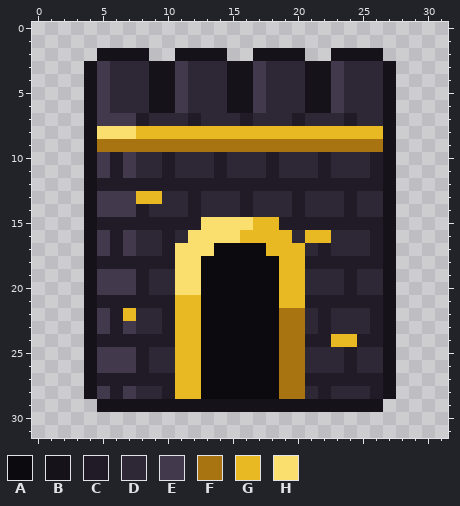
Two states of a pixel-art file, docs/assets/bastionpack-icon.aseprite. Above is the file before it was changed.
32x32 pixels, 1 frame.
Palette (. is transparent): A #0c0a0e  B #16121a  C #201b26  D #2e2836  E #423a4c  F #a87412  G #e8b923  H #fade6e
Pixels before, first column x 4:
 2 .BBBB..BBBB..BBBB..BBBB.
 3 BEDDDBBEDDDBBEDDDBBEDDDB
 4 BEDDDBBEDDDBBEDDDBBEDDDB
 5 BEDDDBBEDDDBBEDDDBBEDDDB
 6 BEDDDBBEDDDBBEDDDBBEDDDB
 7 BEEECDDDCDDDCDDDCDDDCDDB
 8 BHHHGGGGGGGGGGGGGGGGGGGB
 9 BFFFFFFFFFFFFFFFFFFFFFFB
10 BECEDDCDDDCDDDCDDDCDDDCB
11 BECEDDCDDDCDDDCDDDCDDDCB
12 BCCCCCCCCCCCCCCCCCCCCCCB
13 BEEEGGDDCDDDCDDDCDDDCDDB
14 BEEECDDDCDDDCDDDCDDDCDDB
15 BCCCCCCCCHHHHGGCCCCCCCCB
16 BECEDDCDHHHHGGGGDGGDDDCB
17 BECEDDCHHHAAAAGGGDCDDDCB
18 BCCCCCCHHAAAAAAGGCCCCCCB
19 BEEECDDHHAAAAAAGGDDDCDDB
20 BEEECDDHHAAAAAAGGDDDCDDB
21 BCCCCCCGGAAAAAAGGCCCCCCB
22 BECGDDCGGAAAAAAFFDCDDDCB
23 BECEDDCGGAAAAAAFFDCDDDCB
24 BCCCCCCGGAAAAAAFFCCGGCCB
25 BEEECDDGGAAAAAAFFDDDCDDB
26 BEEECDDGGAAAAAAFFDDDCDDB
27 BCCCCCCGGAAAAAAFFCCCCCCB
28 BECEDDCGGAAAAAAFFDCDDDCB
29 .BBBBBBBBBBBBBBBBBBBBBB.
The same view after the edit:
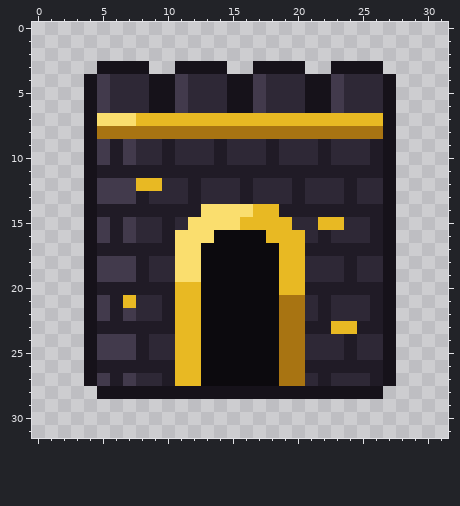
Changes in this commit:
The edit turns colour G into colour A in row 16 at x 16 to 17; in row 17 at x 18.
The edit turns colour H into colour A in row 16 at x 14 to 15; in row 17 at x 13.
The edit turns colour A into colour B in row 28 at x 13 to 18.
The edit turns colour C into colour B in row 28 at x 6, 10, 22 and 26.
The edit turns colour D into colour B in row 3 at x 6 to 8, 12 to 14, 18 to 20 and 24 to 26; in row 28 at x 8 to 9, 21 and 23 to 25.
The edit turns colour E into colour B in row 3 at x 5, 11, 17 and 23; in row 28 at x 5 and 7.
The edit turns colour F into colour B in row 28 at x 19 to 20.
The edit turns colour G into colour B in row 28 at x 11 to 12.
The edit turns colour D into colour C in row 11 at x 8 to 9, 11 to 13, 15 to 17, 19 to 21 and 23 to 25; in row 14 at x 9 to 11, 19, 21 to 23 and 25 to 26; in row 17 at x 8 to 9, 21 and 23 to 25; in row 20 at x 9 to 10, 21 to 23 and 25 to 26; in row 23 at x 8 to 9, 21 and 25; in row 26 at x 9 to 10, 21 to 23 and 25 to 26.
The edit turns colour E into colour C in row 11 at x 5 and 7; in row 14 at x 5 to 7; in row 17 at x 5 and 7; in row 20 at x 5 to 7; in row 23 at x 5 and 7; in row 26 at x 5 to 7.
The edit turns colour F into colour C in row 9 at x 6, 10, 14, 18, 22 and 26.
The edit turns colour G into colour C in row 13 at x 8; in row 16 at x 22; in row 24 at x 24.
The edit turns colour C into colour D in row 12 at x 10 to 11, 13 to 15, 17 to 19, 21 to 23 and 25 to 26; in row 15 at x 8 to 9, 11, 20 to 21 and 24 to 25; in row 18 at x 9 to 10, 21 to 23 and 25 to 26; in row 21 at x 8 to 9, 21 and 23 to 25; in row 24 at x 9 to 10, 21 to 22 and 25 to 26; in row 27 at x 8 to 9, 21 and 23 to 25.
The edit turns colour F into colour D in row 9 at x 8 to 9, 11 to 13, 15 to 17, 19 to 21 and 23 to 25.
The edit turns colour G into colour D in row 13 at x 9; in row 16 at x 21; in row 24 at x 23.
The edit turns colour C into colour E in row 12 at x 5 to 7; in row 15 at x 5 and 7; in row 18 at x 5 to 7; in row 21 at x 5; in row 24 at x 5 to 7; in row 27 at x 5 and 7.
The edit turns colour F into colour E in row 9 at x 5 and 7.
The edit turns colour G into colour E in row 22 at x 7.
The edit turns colour G into colour F in row 8 at x 8 to 26; in row 21 at x 19 to 20.
The edit turns colour H into colour F in row 8 at x 5 to 7.
The edit turns colour C into colour G in row 7 at x 8, 12, 16, 20 and 24; in row 12 at x 8 to 9; in row 15 at x 19 and 22 to 23; in row 21 at x 7.
The edit turns colour D into colour G in row 7 at x 9 to 11, 13 to 15, 17 to 19, 21 to 23 and 25 to 26; in row 14 at x 17 to 18; in row 16 at x 20; in row 23 at x 23 to 24.
The edit turns colour H into colour G in row 15 at x 16; in row 20 at x 11 to 12.
The edit turns colour C into colour H in row 14 at x 16; in row 15 at x 12.
The edit turns colour D into colour H in row 14 at x 13 to 15; in row 16 at x 11.
The edit turns colour E into colour H in row 7 at x 5 to 7.
The edit erases colour B in row 2 at x 5 to 8, 11 to 14, 17 to 20 and 23 to 26; in row 3 at x 4, 9 to 10, 15 to 16, 21 to 22 and 27; in row 28 at x 4 and 27; in row 29 at x 5 to 26.
Where, in picture pixels (left, top, right, bottom), the same in both pictures:
changed: (84, 48, 396, 412)
